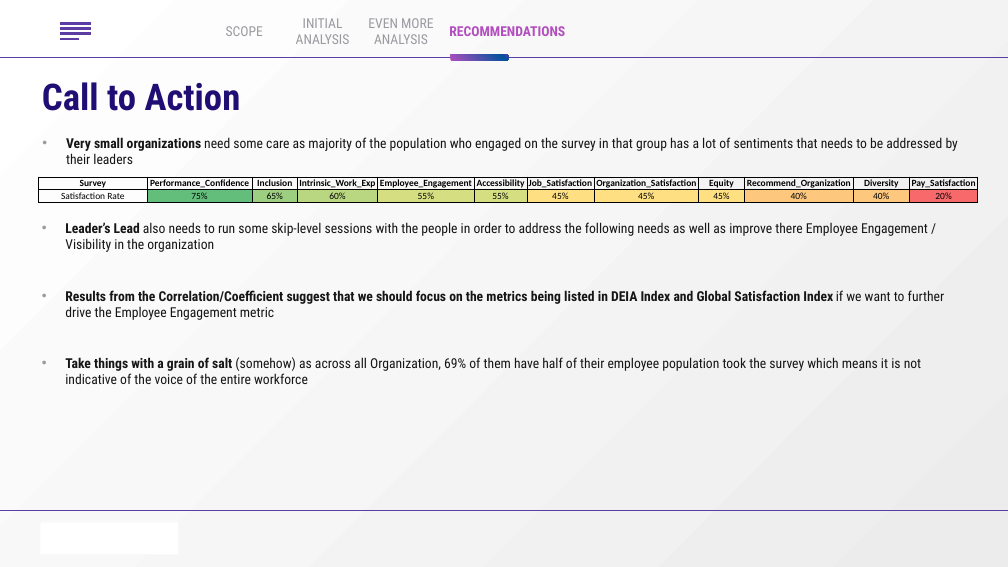
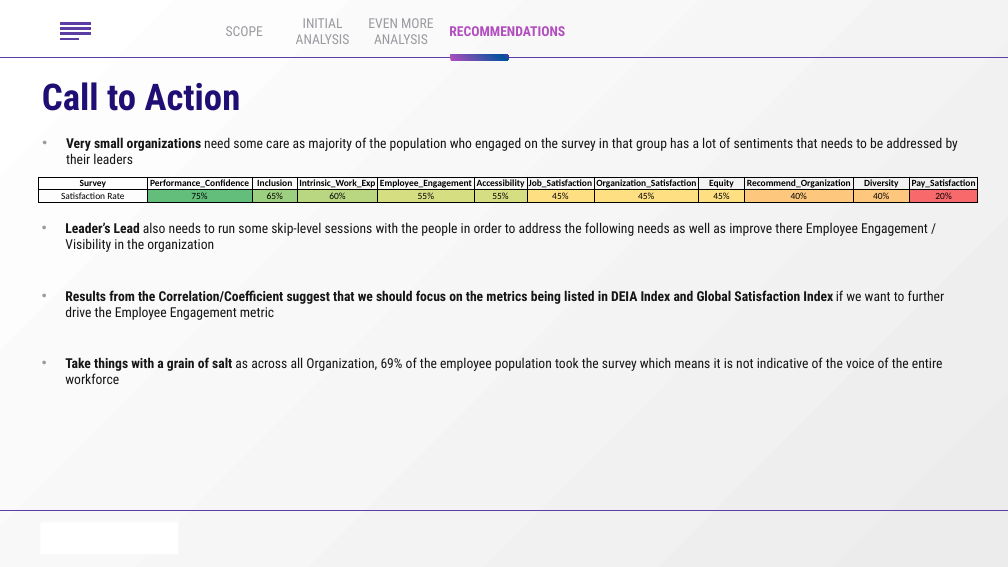
Before and after one commit to ruineux/Capstones-and-Projects, a slide deck: slide 6 of Insights and Analytics/USA - Federal Employee Viewpoint Survey - EDA/Presentation/Data Storytelling Presentation - Marcus Morante.pptx. Drawn at 1008x567 pixels with LibreOffice and Linux fonts; fonts in the diff are those of the drawing. Boxes give left, top, right and bottom in pixels: in the first picture for what was removed or moved away, otherwise in the second. Text is boxed around its words. In the diff, an @@ line names an element or a change of style, - is before the commit and + after.

```diff
--- a/Insights and Analytics/USA - Federal Employee Viewpoint Survey - EDA/Presentation/Data Storytelling Presentation - Marcus Morante.pptx
+++ b/Insights and Analytics/USA - Federal Employee Viewpoint Survey - EDA/Presentation/Data Storytelling Presentation - Marcus Morante.pptx
@@ text at bbox=[65, 357, 943, 384]: text changed @@
-• Take things with a grain of salt (somehow) as across all Organization, 69% of them have half of their employee population took the survey which means it is not indicative of the voice of the entire workforce
+• Take things with a grain of salt as across all Organization, 69% of the employee population took the survey which means it is not indicative of the voice of the entire workforce
```
Also in this commit, not shown: 2 other files.
